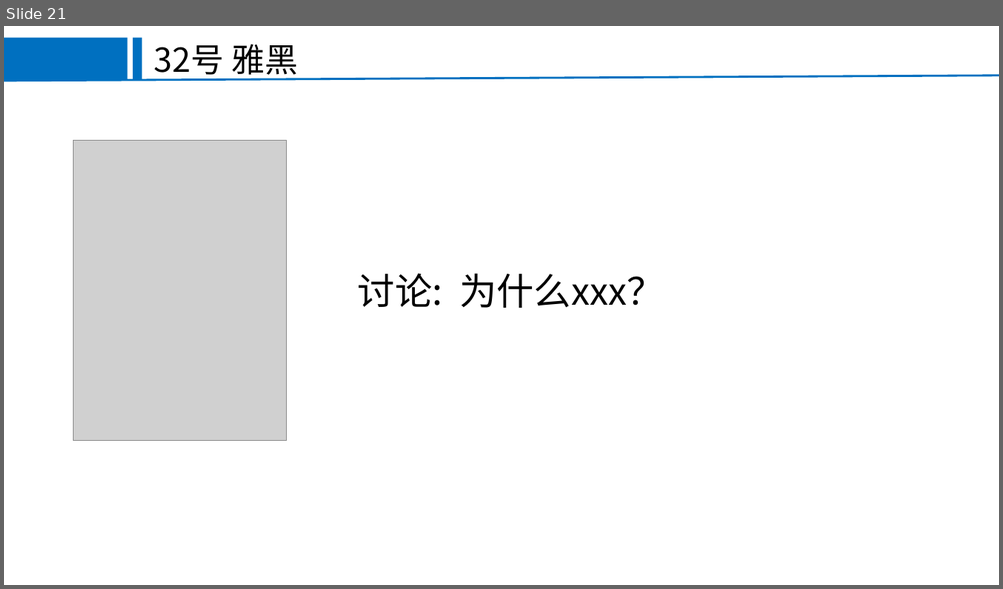
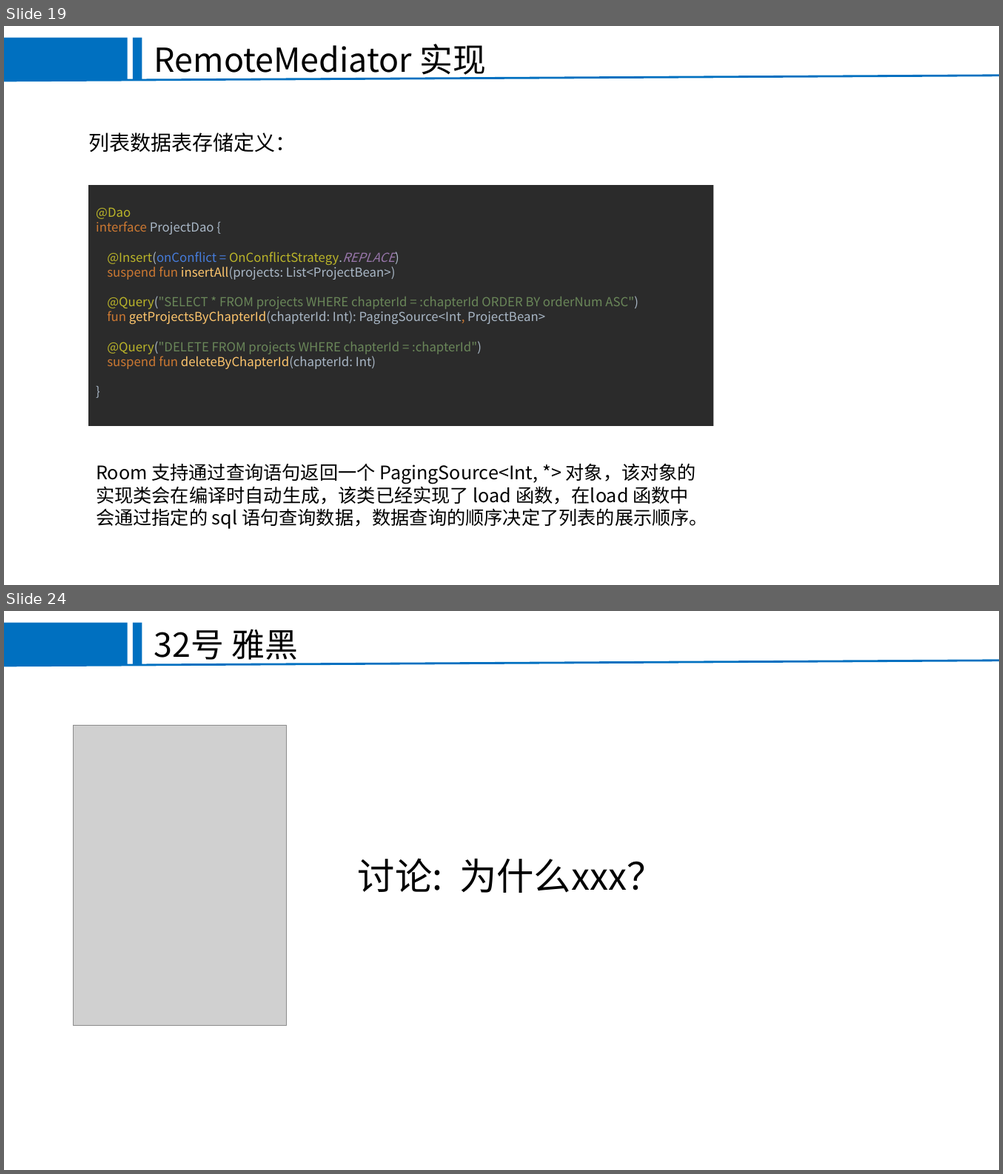
Before and after one commit to EricHyh/KtDemoCollection, a slide deck: paging3demo/Paging.ppt. Shown one above the other, each under a label of ours: slide 21 before the commit, slides 19 and 24 after it; the slides between them are not shown. The pictures are 1003x589 and 1003x1174 pixels, drawn with LibreOffice and Linux fonts; fonts in the diff are those of the drawing; grey boxes stand for pictures; background and template pictures are left out. Boxes give left, top, right and bottom in pixels: in the first picture for what was removed or moved away, otherwise in the second. Text is boxed around its words. In the diff, an @@ line names an element or a change of style, - is before the commit and + after.

```diff
--- a/paging3demo/Paging.ppt
+++ b/paging3demo/Paging.ppt
@@ slide 19 added at (4, 26, 999, 585), background #FFFFFF; not listed: 3 template elements that a slide beside it also shows @@
@@ text added at (154, 44, 486, 81), 32 pt, text #000000 @@
+RemoteMediator 实现
@@ text added at (88, 133, 296, 153), 20 pt, text #000000 @@
+列表数据表存储定义：
@@ rectangle added at (88, 185, 713, 426), fill #2B2B2B, 12 pt, text #6A8759 @@
+@Dao
+interface ProjectDao {
+@Insert(onConflict = OnConflictStrategy.REPLACE)
+suspend fun insertAll(projects: List<ProjectBean>)
+@Query("SELECT * FROM projects WHERE chapterId = :chapterId ORDER BY orderNum ASC")
+fun getProjectsByChapterId(chapterId: Int): PagingSource<Int, ProjectBean>
+@Query("DELETE FROM projects WHERE chapterId = :chapterId")
+suspend fun deleteByChapterId(chapterId: Int)
+}
@@ text added at (96, 463, 708, 529), 18 pt, text #000000 @@
+Room 支持通过查询语句返回一个 PagingSource<Int, *> 对象，该对象的实现类会在编译时自动生成，该类已经实现了 load 函数，在load 函数中会通过指定的 sql 语句查询数据，数据查询的顺序决定了列表的展示顺序。
@@ what was slide 21 is now slide 24 @@
```
Also in this commit, not shown: 13 slides changed, 6 other slides added, 4 slides removed, 34 other files.
